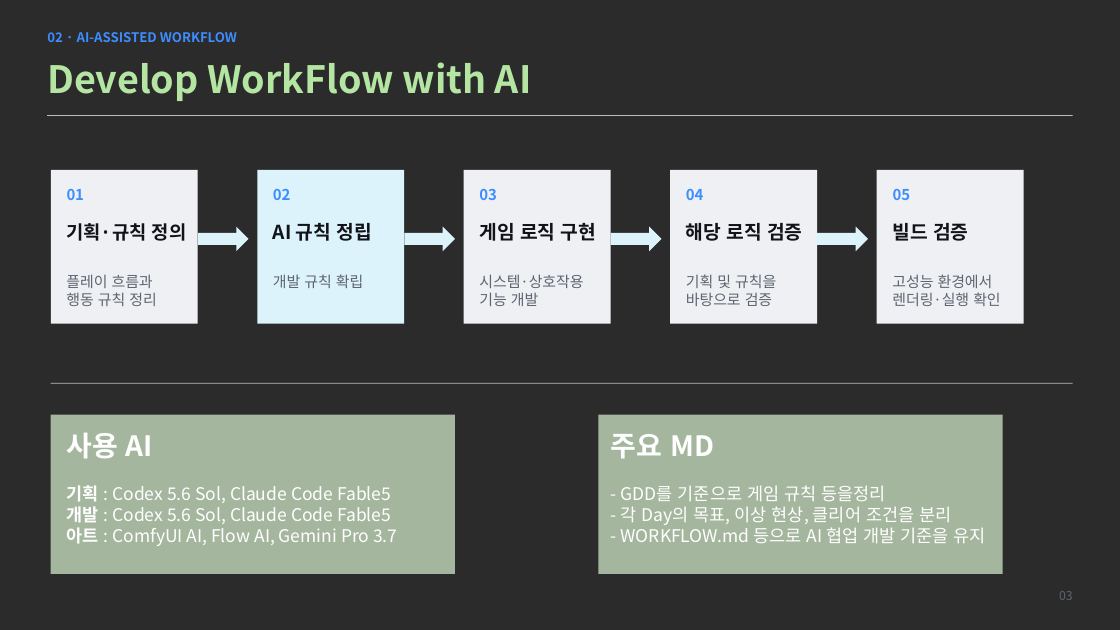
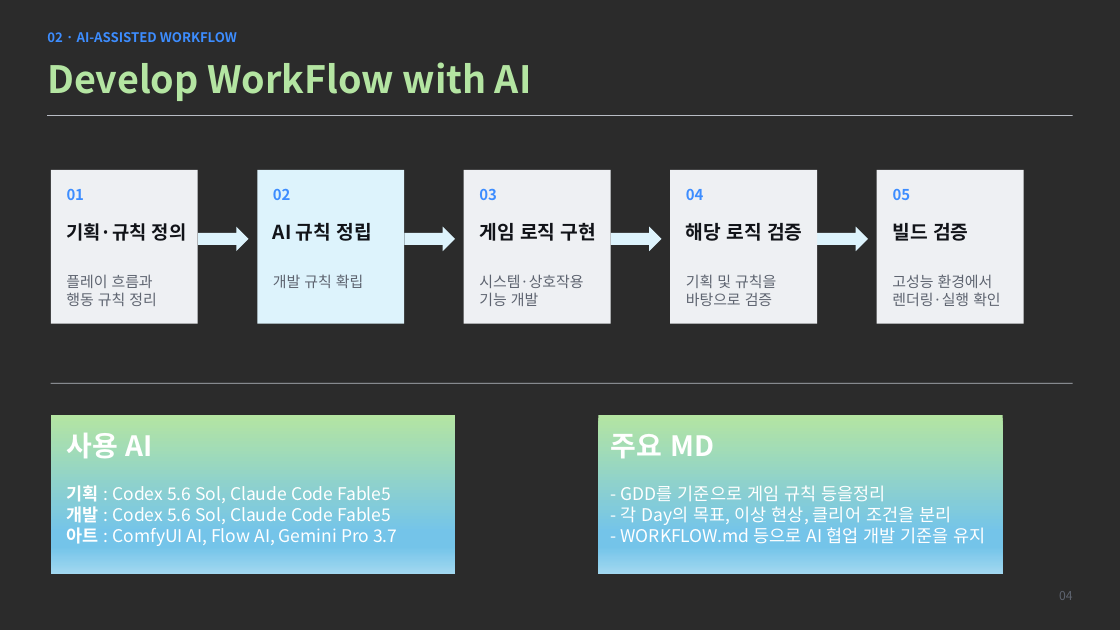
Before and after one commit to AACHANJINAA/Aeterna, a slide deck: slide 4 of Presentation/AETERNA_프로젝트_심사발표.pptx. Drawn at 1120x630 pixels with LibreOffice and Linux fonts; fonts in the diff are those of the drawing; background and template pictures are left out; a plain dark background stands for a picture behind light text. Boxes give left, top, right and bottom in pixels: in the first picture for what was removed or moved away, otherwise in the second. Text is boxed around its words. In the diff, an @@ line names an element or a change of style, - is before the commit and + after.

```diff
--- a/Presentation/AETERNA_프로젝트_심사발표.pptx
+++ b/Presentation/AETERNA_프로젝트_심사발표.pptx
@@ rectangle at [50, 415, 455, 575]: fill #D9F2D0 at 70% opacity to gradient #B4E5A2 to #74C4E9 to #A2D8F0 @@
@@ rectangle at [598, 415, 1002, 575]: fill #D9F2D0 at 70% opacity to gradient #B4E5A2 to #74C4E9 to #A2D8F0 @@
@@ text at [1059, 591, 1073, 600]: text changed @@
-03
+04
```
Also in this commit, not shown: 4 other slides changed, 2 other files.
